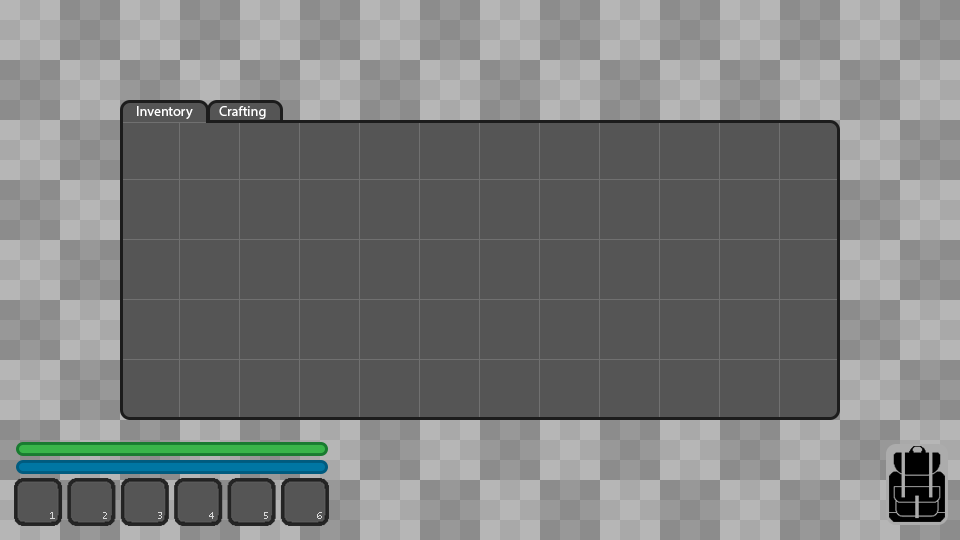
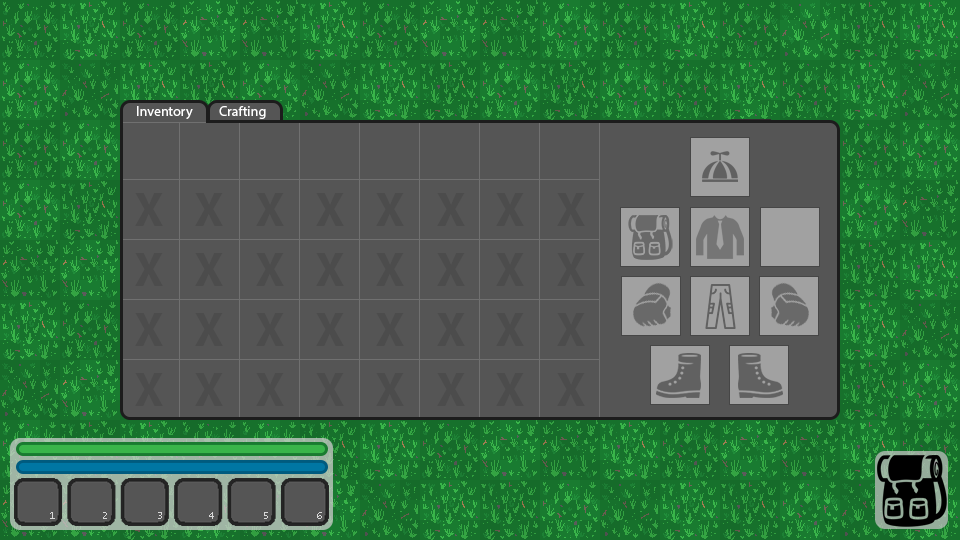
Before/after of a 960×540 layered artwork. What changed in the layer stack:
added group "Invetory Box" with 77 layers above "Structure" over (x1=120, y1=100, x2=840, y2=420)
added group "Main Box" with 57 layers in group "Invetory Box" over (x1=120, y1=100, x2=840, y2=420)
moved "Grid Lines" into group "Main Box" over (x1=135, y1=123, x2=837, y2=417)
moved "Rounded Rectangle 2" (1st of 2, in "Invetory Box" › "Main Box") into group "Main Box" over (x1=120, y1=120, x2=840, y2=420)
renamed "Rounded Rectangle 2 copy" to "Layer 16", moved it into group "Structure", painted on it, unmasked it over (x1=120, y1=100, x2=660, y2=420)
renamed "Rounded Rectangle 2 copy 3" to "Layer 22", showed it, moved it into group "Structure", painted on it, unmasked it over (x1=120, y1=120, x2=840, y2=420)
renamed "Inventory" to "Layer 18", moved it into group "Structure", painted on it over (x1=137, y1=106, x2=540, y2=406)
renamed "Rounded Rectangle 2 copy 2" to "Layer 17", moved it into group "Structure", painted on it, unmasked it over (x1=207, y1=100, x2=600, y2=406)
added group "Health Bars" with 7 layers above "Zombie Avatars" over (x1=195, y1=119, x2=771, y2=364)
added group "Zombie Avatars" with 4 layers above "Info Bars" over (x1=195, y1=126, x2=768, y2=417)
removed group "Group 1" (23 layers) over (x1=120, y1=100, x2=840, y2=420)
added group "Tile_Layover" (multiply, 65%) with 192 layers above "Background tiles" over (x1=0, y1=0, x2=960, y2=540)
added group "Background tiles" with 21 layers above "Layer 0" over (x1=0, y1=0, x2=960, y2=540)
added layer "grassy_ground_3 copy 11" in group "Background tiles" over (x1=0, y1=0, x2=960, y2=540)
renamed "Layer 19 copy 14" to "Layer 0", hid it, painted on it over (x1=0, y1=0, x2=960, y2=540)
removed layer "Background" over (x1=0, y1=0, x2=960, y2=540)
…and 242 more changes (226 added, 7 mask, 1 opacity, 12 painted, 2 removed, 11 renamed, 10 stack)
